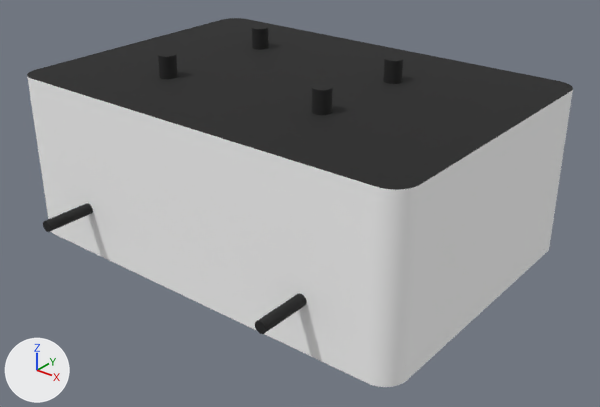
What one commit did to the COLLADA model omnibot_description/meshes/base_link.dae.
Both versions are drawn from a 50 mm camera at (0.22, -0.27, 0.147) aimed at (0.008, -0.005, -0.017). Lighting does not change. The marker at lower left points along +X, +Y and +Z.

The first picture shows 'ID2'.
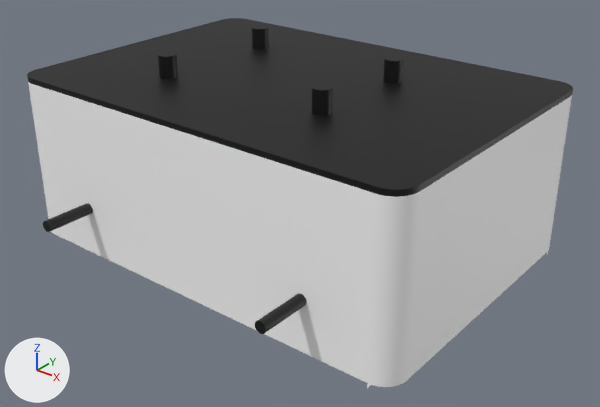
Changed parts and their boxes (x1, y1, x2, y2) in the pictures (600 x 407 px):
part 1 of me_id2, built on
    before: (47, 207, 357, 369)
    after: (27, 76, 573, 388)
part 2 of me_id2, recoloured
    both: (27, 28, 573, 331)

The change, as a diff of the scene's bpy script:
```diff
--- a/omnibot_description/meshes/base_link.dae.py
+++ b/omnibot_description/meshes/base_link.dae.py
@@ mat_id11_002 @@
+mat_id11_002 = principled_material('ID11.002')
+mat_id11_002.base_color = (0.114, 0.114, 0.114)  # dark grey #5f5f5f
@@ mat_id12_002 @@
+mat_id12_002 = principled_material('ID12.002')
+mat_id12_002.base_color = (1.0, 0.0, 0.0)  # red #ff0000
@@ mat_id9_002 @@
+mat_id9_002 = principled_material('ID9.002')
+mat_id9_002.base_color = (0.0, 0.0, 0.0)  # black #000000
@@ mat_id13_002 @@
+mat_id13_002 = principled_material('ID13.002')
+mat_id13_002.base_color = (1.0, 1.0, 1.0)  # white #ffffff
@@ mat_id10_002 @@
+mat_id10_002 = principled_material('ID10.002')
+mat_id10_002.base_color = (0.0, 1.0, 0.0)  # green #00ff00
@@ me_id2 @@
 # used by ob_id2; location = (0.0, 0.0, 0.0)
-me_id2.from_pydata(...)  # 1514 vertices, 3024 faces; spans x -0.105..0.1, y -0.092..0.092, z -0.038..0.048
-me_id2.materials.append(mat_id9)  # green #00ff00
-me_id2.materials.append(mat_id11)  # red #ff0000
-me_id2.materials.append(mat_id12)  # white #ffffff
+me_id2.from_pydata(...)  # 1570 vertices, 3128 faces; spans x -0.105..0.1, y -0.092..0.092, z -0.041..0.048
+# me_id2 part 1: 9 vertices moved within x -0.062..0.062, y -0.092..0.092, z -0.017..-0.013; 7 vertices removed from x -0.101..0.058, y -0.092..0.092, z -0.015..0.028; 63 vertices added at x -0.101..0.1, y -0.092..0.092, z -0.041..0.036
+# me_id2 part 2: 901 faces spanning x -0.1..0.1, y -0.092..0.092, z -0.018..0.048 switch from mat_id10 (black #1d1d1d) to mat_id9_002 (black #000000)
+me_id2.materials.append(mat_id10_002)  # green #00ff00
+me_id2.materials.append(mat_id11_002)  # dark grey #5f5f5f
+me_id2.materials.append(mat_id12_002)  # red #ff0000
+me_id2.materials.append(mat_id13_002)  # white #ffffff
```
